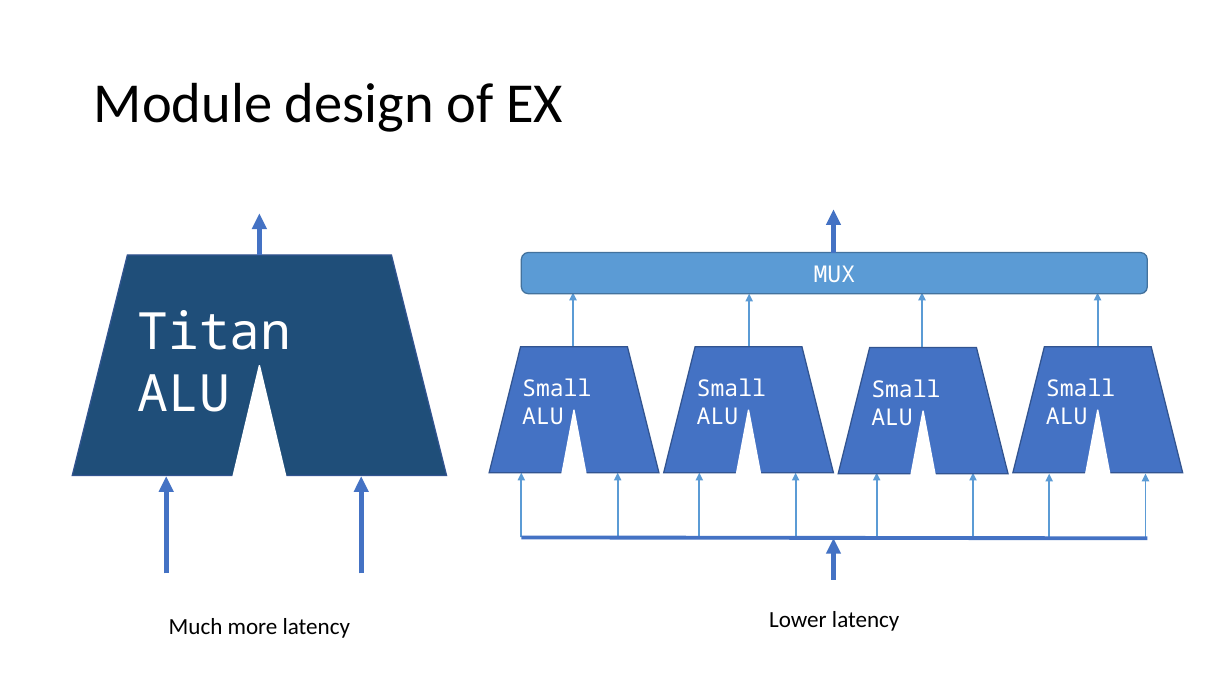
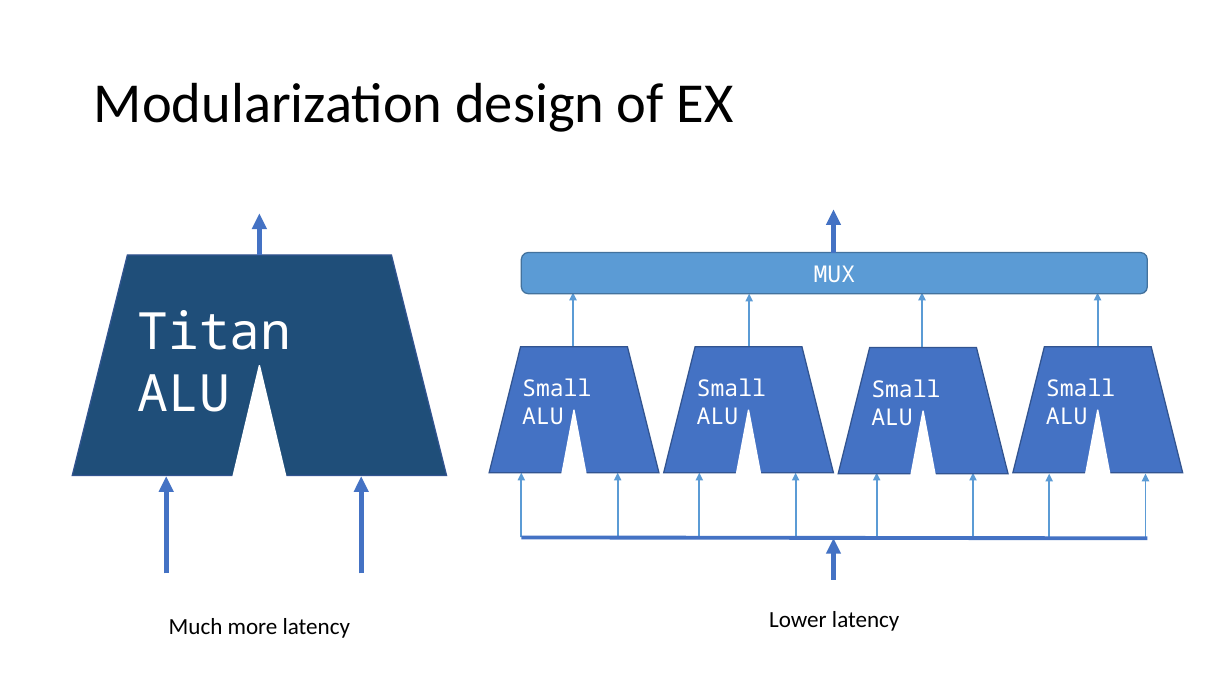
Before and after one commit to fstqwq/PipyV, a slide deck: slide 12 of arch_pre.pptx. Drawn at 1232x693 pixels with LibreOffice and Linux fonts; fonts in the diff are those of the drawing. Boxes give left, top, right and bottom in pixels: in the first picture for what was removed or moved away, otherwise in the second. Text is boxed around its words. In the diff, an @@ line names an element or a change of style, - is before the commit and + after.

```diff
--- a/arch_pre.pptx
+++ b/arch_pre.pptx
@@ title at (94, 82, 734, 132): text changed @@
-Module design of EX
+Modularization design of EX
```
Also in this commit, not shown: 3 other slides changed, 1 other file.
